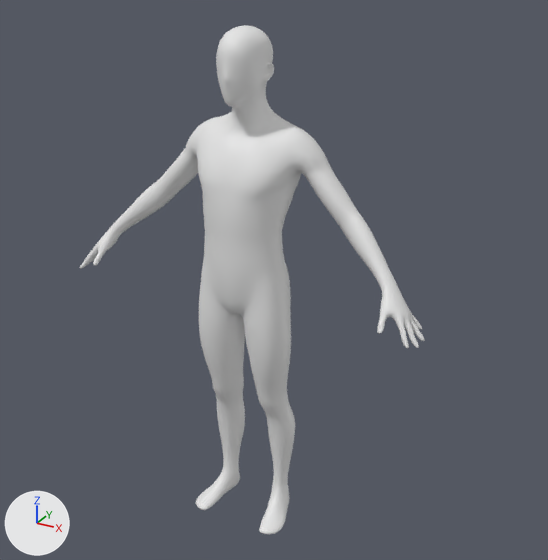
A saved change to the Blender file characters/essential/adult-male/adult-male.blend.
Rendered twice from a camera (50 mm lens) standing at (1.25, -2.083, 2.026) and looking at (0.075, 0.053, 0.958). Every picture has the same lights, and +X, +Y and +Z are marked at lower left.

Before the edit, the objects in view are built like this:
```python
me_adult_male_lod0 = bpy.data.meshes.new('adult-male_LOD0')
me_adult_male_lod0.from_pydata(...)  # 6707 vertices, 13410 faces; spans x -0.66..0.66, y -0.16..0.14, z 0.01..1.81
me_adult_male_lod0.materials.append(mat_material)  # its picture is missing
ob_adult_male = bpy.data.objects.new('adult-male', me_adult_male_lod0)
ob_adult_male.location = (0.0, 0.0, 0.0)
```
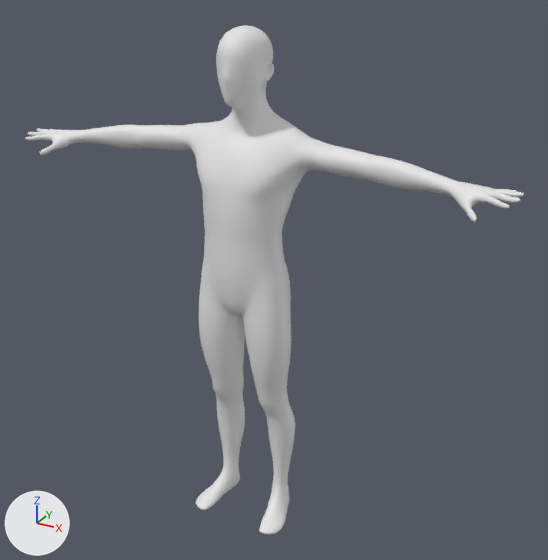
Commit message: Add adult male vrm.

Boxes [x1, y1, x2, y2] around the edits, measured in the pictures (548 x 560 px; the box of a moved part takes in the faces that stretch with it):
'adult-male', reshaped (45% wider): before [80, 25, 425, 534]; after [25, 25, 524, 534]
part 1 of me_adult_male_lod0, moved or reshaped: before [80, 113, 229, 269]; after [25, 117, 227, 160]
part 2 of me_adult_male_lod0, moved or reshaped: before [285, 129, 425, 348]; after [286, 130, 524, 223]

The change in detail:
me_adult_male_lod0 is used by ob_adult_male; location (0.0, 0.0, 0.0).
me_adult_male_lod0 had 6707 vertices, 13410 faces and spanned x -0.66..0.66, y -0.16..0.14, z 0.01..1.81.
me_adult_male_lod0 now has 6707 vertices, 13410 faces and spans x -0.89..0.89, y -0.15..0.14, z 0.01..1.81.
me_adult_male_lod0 part 1: 1428 of 6707 vertices moved; they spanned x -0.66..-0.08, y -0.16..0.14, z 0.92..1.52 and now span x -0.89..-0.08, y -0.13..0.14, z 1.31..1.51; mean shift (-0.16, 0.02, 0.31); largest move (-0.66, -0.11, 0.92) -> (-0.89, -0.08, 1.4).
me_adult_male_lod0 part 2: 1318 of 6707 vertices moved; they spanned x 0.15..0.66, y -0.16..0.13, z 0.92..1.5 and now span x 0.16..0.89, y -0.12..0.13, z 1.33..1.49; mean shift (0.17, 0.03, 0.35); largest move (0.66, -0.11, 0.92) -> (0.89, -0.07, 1.41).
